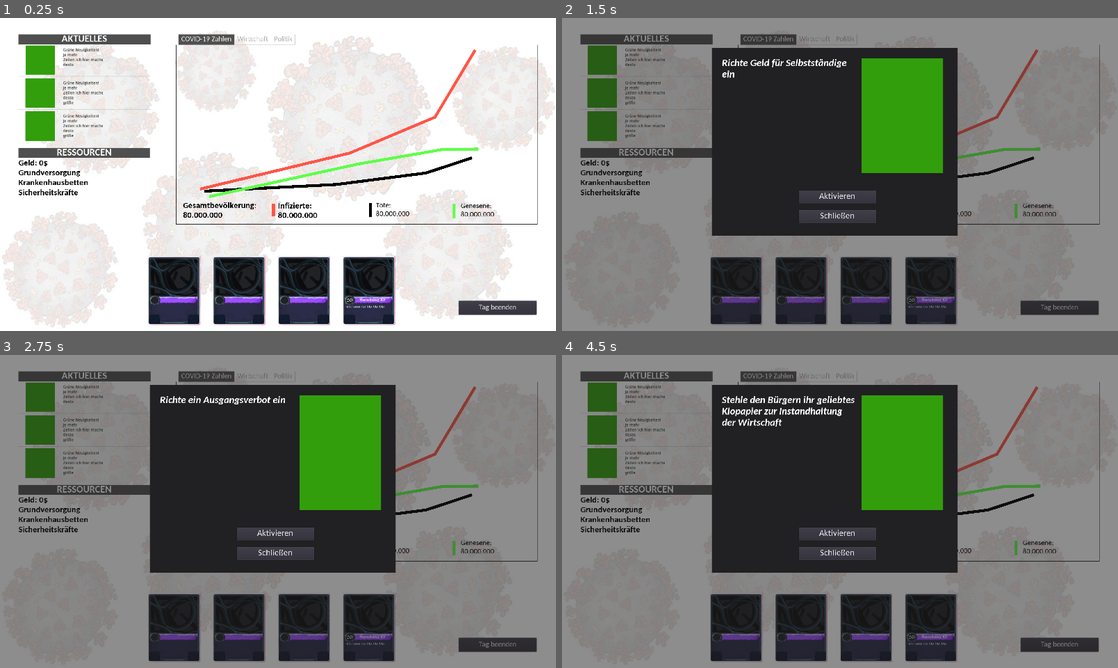
Above: before the commit, frames 1-4 (two rows, left to right).
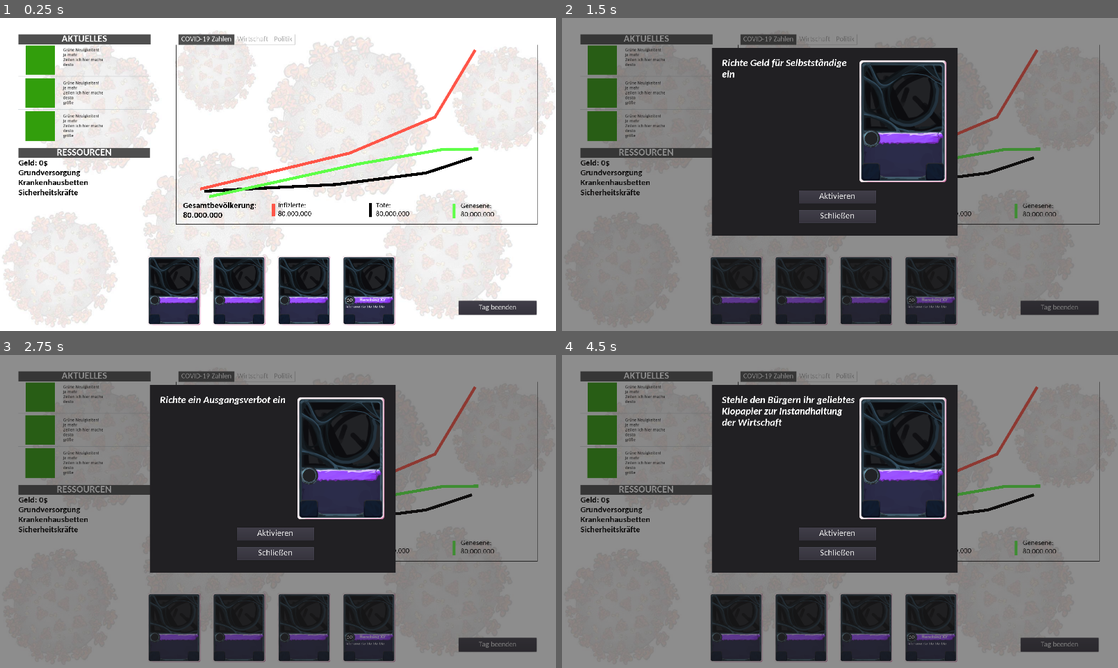
Above: after the commit, the same moments.

Repository: Cards-against-Corona/Cards-against-Corona
Game: Godot game, scene res://Scenes and Scripts/Game.tscn
Same seed, same stepped clock (60 frames per second), same inputs: the game is played once before the commit and once after it.
Inputs (mouse positions are in pixels of both pictures, inside the frame that each line leads up to):
- Up to frame 1 (0.25 s): no input
- Up to frame 2 (1.5 s): click (734, 290) at 0.5 s; click (801, 290) at 1.25 s
- Up to frame 3 (2.75 s): click (305, 627) at 2 s
- Up to frame 4 (4.5 s): click "Handlung XY" at 2.75 s; click "Aktivieren" at 3.5 s; click (734, 627) at 4.25 s

The runs differ from the first frame. In frame 1, 0.2% of the frame differs, in the area x 50-58%, y 58-64%; in frame 2, 6.0%, in the area x 53-70%, y 12-53%; in frame 3, 6.0%; in frame 4, 6.0%.

Commit message:
Small changes

Diff:
--- a/Scenes and Scripts/Game.tscn
+++ b/Scenes and Scripts/Game.tscn
@@ -42,16 +42,20 @@
 size = 29
 font_data = ExtResource( 6 )
 
-[sub_resource type="Theme" id=7]
-
-[sub_resource type="StyleBoxFlat" id=8]
+[sub_resource type="DynamicFont" id=7]
+size = 25
+font_data = ExtResource( 7 )
+
+[sub_resource type="Theme" id=8]
+
+[sub_resource type="StyleBoxFlat" id=9]
 bg_color = Color( 0.313726, 0.313726, 0.313726, 1 )
 
-[sub_resource type="DynamicFont" id=9]
+[sub_resource type="DynamicFont" id=10]
 size = 34
 font_data = ExtResource( 6 )
 
-[sub_resource type="StyleBoxFlat" id=10]
+[sub_resource type="StyleBoxFlat" id=11]
 bg_color = Color( 0.313726, 0.313726, 0.313726, 1 )
 
 [node name="Game" type="Node2D"]
@@ -159,7 +163,7 @@
 margin_top = 542.0
 margin_right = 462.0
 margin_bottom = 582.0
-custom_fonts/font = SubResource( 6 )
+custom_fonts/font = SubResource( 7 )
 custom_colors/font_color = Color( 0, 0, 0, 1 )
 text = "Infizierte:
 80.000.000"
--- a/Scenes and Scripts/Karten.tscn
+++ b/Scenes and Scripts/Karten.tscn
@@ -1,6 +1,5 @@
-[gd_scene load_steps=10 format=2]
+[gd_scene load_steps=9 format=2]
 
-[ext_resource path="res://Assets/Green.png" type="Texture" id=1]
 [ext_resource path="res://Assets/Fonts/Carlito-Regular.ttf" type="DynamicFontData" id=2]
 [ext_resource path="res://Assets/Fonts/Carlito-BoldItalic.ttf" type="DynamicFontData" id=3]
 [ext_resource path="res://Scenes and Scripts/Karten.gd" type="Script" id=4]
@@ -87,9 +86,9 @@
 texture = ExtResource( 7 )
 
 [node name="Sprite" type="Sprite" parent="Infoübersicht"]
-position = Vector2( 658.053, 233.931 )
-scale = Vector2( 0.936938, 1.31989 )
-texture = ExtResource( 1 )
+position = Vector2( 659.904, 253.363 )
+scale = Vector2( 1.37837, 1.19897 )
+texture = ExtResource( 5 )
 
 [node name="Label" type="Label" parent="Infoübersicht"]
 margin_left = 34.0
Not shown: 4 places in Scenes and Scripts/Game.tscn that only renumber resources
Not shown, changed: export_presets.cfg
